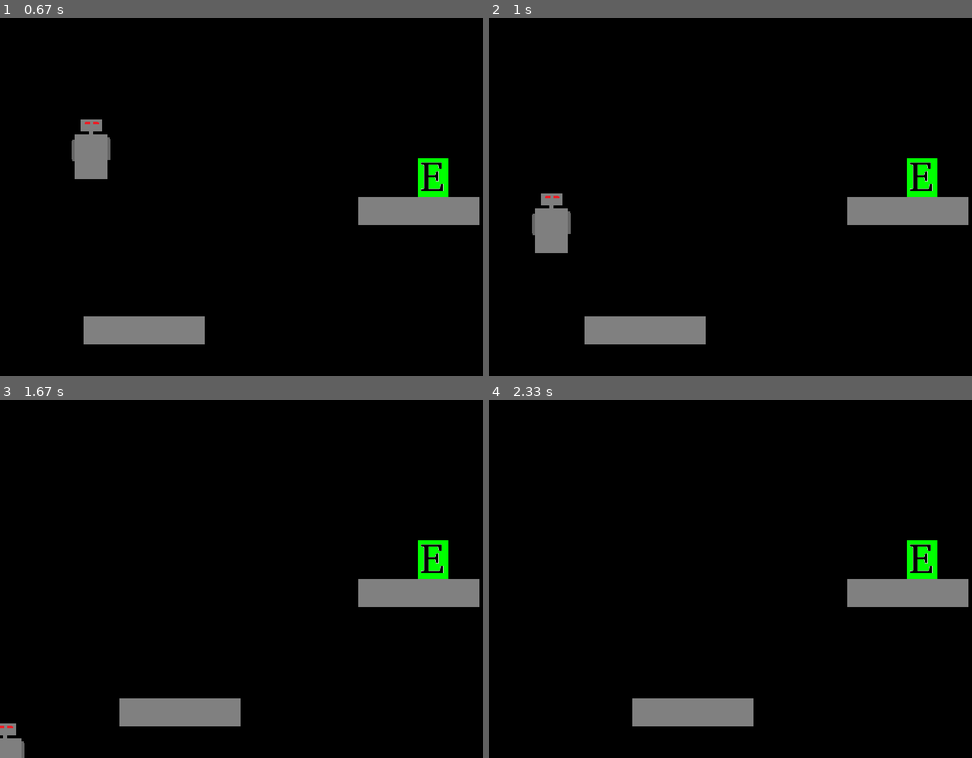
Above: before the commit, frames 1-4 (two rows, left to right).
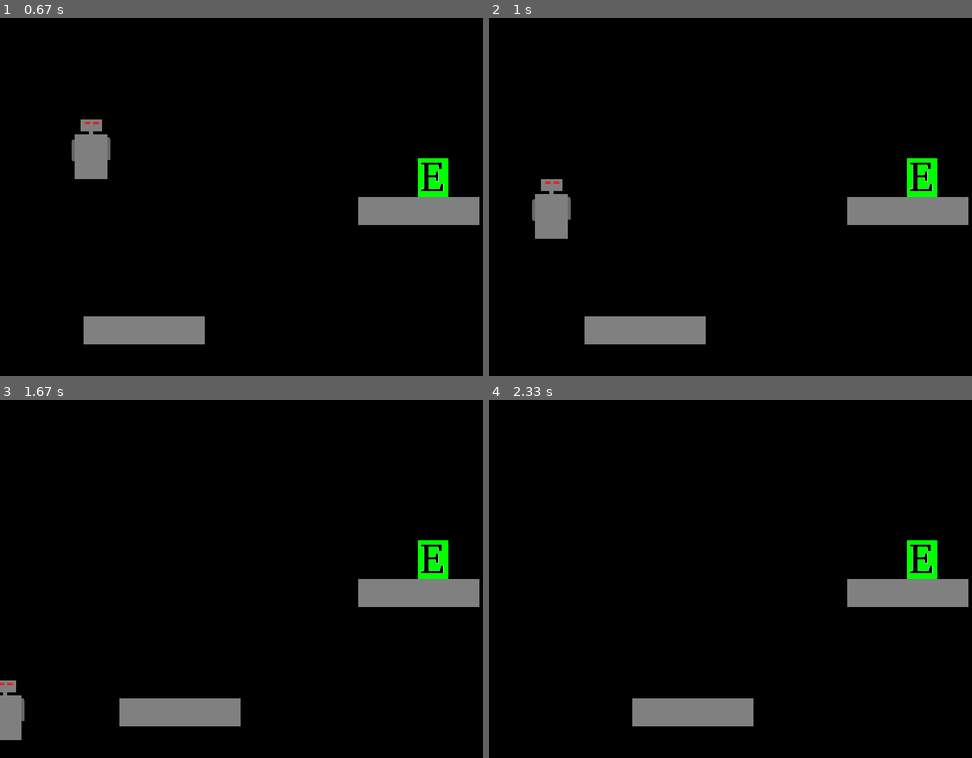
Above: after the commit, the same moments.

Repository: andrew-karppinen/pygame-simple-object
Game: pygame game, started from esimerkki.py
Two runs of this game, one before a commit and one after it. Both use one fixed random seed, a clock stepped at 60 frames per second and the inputs below.
Inputs:
- Up to frame 1 (0.67 s): hold Left from 0.33 s (still down)
- Up to frame 2 (1 s): release Left at 0.87 s; hold Down from 0.9 s (still down)
- Up to frame 3 (1.67 s): release Down at 1.2 s; hold Left 1.23-1.63 s
- Up to frame 4 (2.33 s): hold Right from 2.07 s (still down)

Frame 1 is identical in both runs. In frame 2, 0.7% of the frame differs, in the area x 8-17%, y 45-66%; in frame 3, 0.8%, in the area x 0-6%, y 78-100%; in frame 4, nothing differs.

Commit message:
Update esimerkki.py

Diff:
--- a/esimerkki.py
+++ b/esimerkki.py
@@ -41,18 +41,12 @@
         if tapahtuma.type == pygame.KEYDOWN: #pohjaan
             if tapahtuma.key  == pygame.K_UP:
                 robotti.Hyppy()
-            if tapahtuma.key  == pygame.K_DOWN:
-                alas = True
             if tapahtuma.key == pygame.K_LEFT:
                 vasemmalle = True
             if tapahtuma.key == pygame.K_RIGHT:
                 oikealle = True
 
         if tapahtuma.type == pygame.KEYUP: #ylös
-
-
-            if tapahtuma.key  == pygame.K_DOWN:
-                alas = False
             if tapahtuma.key == pygame.K_LEFT:
                 vasemmalle = False
             if tapahtuma.key == pygame.K_RIGHT:
